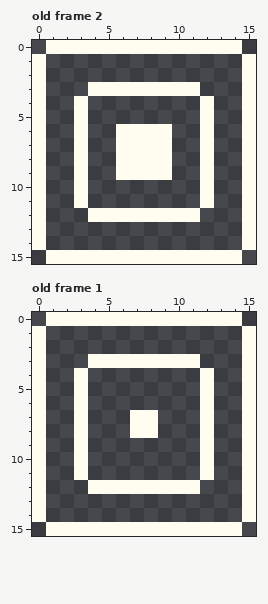
Pixel-art file -- assets/sprites/environment/entities/aseprite/teleporter.aseprite. This is how it looked before the edit.
16x16 pixels, 2 frames. Shown: old frame 2, old frame 1. The commit also changed other frames, which this record leaves out.
After:
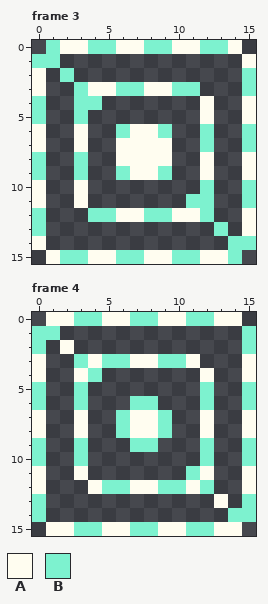
Palette (. is transparent): A #fffdf0  B #7df2cf
A new or re-ordered frame is compared with the old frame closest to it.
The exact change:
frames 2 -> 4
Frame 3 is new; against old frame 2:
y 0: x 1 A -> B; x 4..5 AA -> BB; x 8..9 AA -> BB; x 12..13 AA -> BB
y 1: x 0..1 A. -> BB
y 2: x 2 . -> B; x 15 A -> B
y 3: x 3 . -> B; x 6..7 AA -> BB; x 10..11 AA -> BB; x 15 A -> B
y 4: x 0 A -> B; x 3..4 A. -> BB
y 5: x 0 A -> B; x 3 A -> B
y 6: x 6 A -> B; x 9 A -> B; x 12 A -> B; x 15 A -> B
y 7: x 12 A -> B; x 15 A -> B
y 8: x 0 A -> B; x 3 A -> B
y 9: x 0 A -> B; x 3 A -> B; x 6 A -> B; x 9 A -> B
y 10: x 12 A -> B; x 15 A -> B
y 11: x 11..12 .A -> BB; x 15 A -> B
y 12: x 0 A -> B; x 4..5 AA -> BB; x 8..9 AA -> BB; x 12 . -> B
y 13: x 0 A -> B; x 13 . -> B
y 14: x 14..15 .A -> BB
y 15: x 2..3 AA -> BB; x 6..7 AA -> BB; x 10..11 AA -> BB; x 14 A -> B
Frame 4 is new; against old frame 1:
y 0: x 3..4 AA -> BB; x 7..8 AA -> BB; x 11..12 AA -> BB
y 1: x 0..1 A. -> BB; x 15 A -> B
y 2: x 0 A -> B; x 2 . -> A; x 15 A -> B
y 3: x 3 . -> B; x 5..6 AA -> BB; x 9..10 AA -> BB
y 4: x 4 . -> B
y 5: x 0 A -> B; x 3 A -> B; x 12 A -> B; x 15 A -> B
y 6: x 0 A -> B; x 3 A -> B; x 7..8 .. -> BB; x 12 A -> B; x 15 A -> B
y 7..8: x 6 . -> B; x 9 . -> B
y 9: x 0 A -> B; x 3 A -> B; x 7..8 .. -> BB; x 12 A -> B; x 15 A -> B
y 10: x 0 A -> B; x 3 A -> B; x 12 A -> B; x 15 A -> B
y 11: x 11 . -> B
y 12: x 5..6 AA -> BB; x 9..10 AA -> BB; x 12 . -> B
y 13: x 0 A -> B; x 13 . -> A; x 15 A -> B
y 14: x 0 A -> B; x 14..15 .A -> BB
y 15: x 3..4 AA -> BB; x 7..8 AA -> BB; x 11..12 AA -> BB
Boxes around the changes in both pictures, in picture pixels (x1, y1, x2, y2):
changed: (32, 40, 256, 264)
changed: (32, 312, 256, 536)
